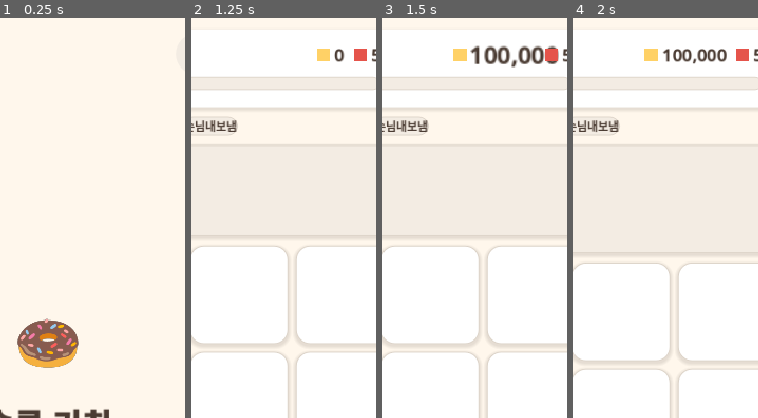
Above: before the commit, frames 1-4 (left to right).
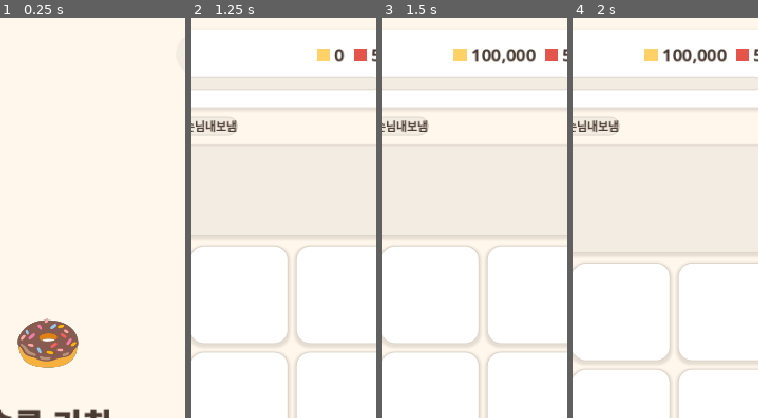
Above: after the commit, the same moments.

Repository: yellyB/game-slot-kitchen
Game: Godot game, scene res://scenes/Main.tscn
Two runs of this game, one before a commit and one after it. Both use one fixed random seed, a clock stepped at 60 frames per second and the inputs below.
Inputs:
- Up to frame 1 (0.25 s): no input
- Up to frame 2 (1.25 s): click "시작" at 0.5 s
- Up to frame 3 (1.5 s): click "돈+10만" at 1.25 s
- Up to frame 4 (2 s): no input
The pictures show only the part of the screen within x 37-87%, y 0-50%; the shares and areas given below are measured in that part.

Frames 1-2 are identical in both runs. In frame 3, 1.4% of the frame differs, in the area x 47-96%, y 6-13%; in frame 4, nothing differs.

Commit message:
연출: 획득 금액이 상단 돈 라벨로 날아가 합류 + 통통 팝
_fly_gain: "+금액"을 획득 위치에서 돈 라벨로 CUBIC 이동+축소 후 도착 시
_pop_label로 보유금액 통통. 팝 크기 축소(1.35→1.2). 서빙 획득/이탈 보상
지점의 기존 떠오르는 +n을 이 연출로 교체.

Co-Authored-By: Claude Opus 4.8 (1M context) <noreply@anthropic.com>

Diff:
--- a/scripts/main.gd
+++ b/scripts/main.gd
@@ -396,7 +396,7 @@
 	var gain := Buffs.on_lost(order.recipe_id)
 	if gain != 0:
 		_session.earn(gain)
-		_spawn_floating("+%d" % gain, order.global_position + order.size * 0.5, Palette.SUB)
+		_fly_gain(gain, order.global_position + order.size * 0.5, Palette.SUB)
 	_order_lost_today += 1
 	_spawn_pop("😠", order.global_position + order.size * 0.5)   # 성난 손님 이탈
 	_detach_and_fade(order)   # 슬롯에서 떼어내며 페이드아웃(슬롯 즉시 회복)
@@ -432,7 +432,7 @@
 	_served_by_menu[rid] = int(_served_by_menu.get(rid, 0)) + 1
 
 	var serve_pos := order.global_position + order.size * 0.5
-	_spawn_floating("+%d" % amount, serve_pos, Palette.ACCENT)
+	_fly_gain(amount, serve_pos)   # +금액이 돈 라벨로 날아가 합류
 	_spawn_pop("😊", serve_pos + Vector2(0, -18))   # 만족한 손님 팝
 
 	var holder := order.get_parent()
@@ -587,20 +587,42 @@
 
 # ── 세션 반응 ─────────────────────────────────────────────
 func _on_cash_changed(cash: int) -> void:
-	var up := cash > _last_cash
 	_last_cash = cash
-	_money_label.text = _fmt(cash)
-	if up:
-		_pop_label(_money_label)   # 돈 증가 시 통통 팝
-
-
-## 라벨 강조 팝 — 살짝 커졌다 원래대로(BACK). 돈 증가 등.
+	_money_label.text = _fmt(cash)   # 팝은 획득 연출(_fly_gain) 도착 시점에
+
+
+## 라벨 강조 팝 — 살짝 커졌다 원래대로(BACK). 돈 라벨 합류 시 등.
 func _pop_label(lbl: Control) -> void:
 	lbl.pivot_offset = lbl.size * 0.5   # 중앙 기준 스케일
 	lbl.scale = Vector2.ONE
 	var tw := create_tween()
-	tw.tween_property(lbl, "scale", Vector2(1.35, 1.35), 0.12).set_trans(Tween.TRANS_BACK).set_ease(Tween.EASE_OUT)
-	tw.tween_property(lbl, "scale", Vector2.ONE, 0.18).set_trans(Tween.TRANS_BACK).set_ease(Tween.EASE_IN)
+	tw.tween_property(lbl, "scale", Vector2(1.2, 1.2), 0.1).set_trans(Tween.TRANS_BACK).set_ease(Tween.EASE_OUT)
+	tw.tween_property(lbl, "scale", Vector2.ONE, 0.16).set_trans(Tween.TRANS_BACK).set_ease(Tween.EASE_IN)
+
+
+## 획득 연출 — "+금액"이 획득 위치에서 상단 돈 라벨로 날아가 합쳐지고, 도착 시 라벨 팝.
+func _fly_gain(amount: int, from_pos: Vector2, color := Palette.ACCENT) -> void:
+	if amount == 0:
+		return
+	var l := UI.label("+%d" % amount, 20, color, true)
+	l.z_index = 100
+	l.add_theme_constant_override("outline_size", 3)
+	l.add_theme_color_override("font_outline_color", Palette.WHITE)
+	add_child(l)
+	l.position = from_pos
+	await get_tree().process_frame   # 라벨 크기 확보 → 피벗 중앙
+	if not is_instance_valid(l):
+		return
+	l.pivot_offset = l.size * 0.5
+	var target := _money_label.global_position + _money_label.size * 0.5 - l.size * 0.5
+	var tw := create_tween()
+	tw.set_parallel(true)
+	tw.tween_property(l, "position", target, 0.45).set_trans(Tween.TRANS_CUBIC).set_ease(Tween.EASE_IN)
+	tw.tween_property(l, "scale", Vector2(0.55, 0.55), 0.45).set_ease(Tween.EASE_IN)
+	tw.chain().tween_callback(func():
+		if is_instance_valid(l):
+			l.queue_free()
+		_pop_label(_money_label))   # 합류 → 보유금액 통통
 
 
 func _on_progress(t01: float) -> void:
